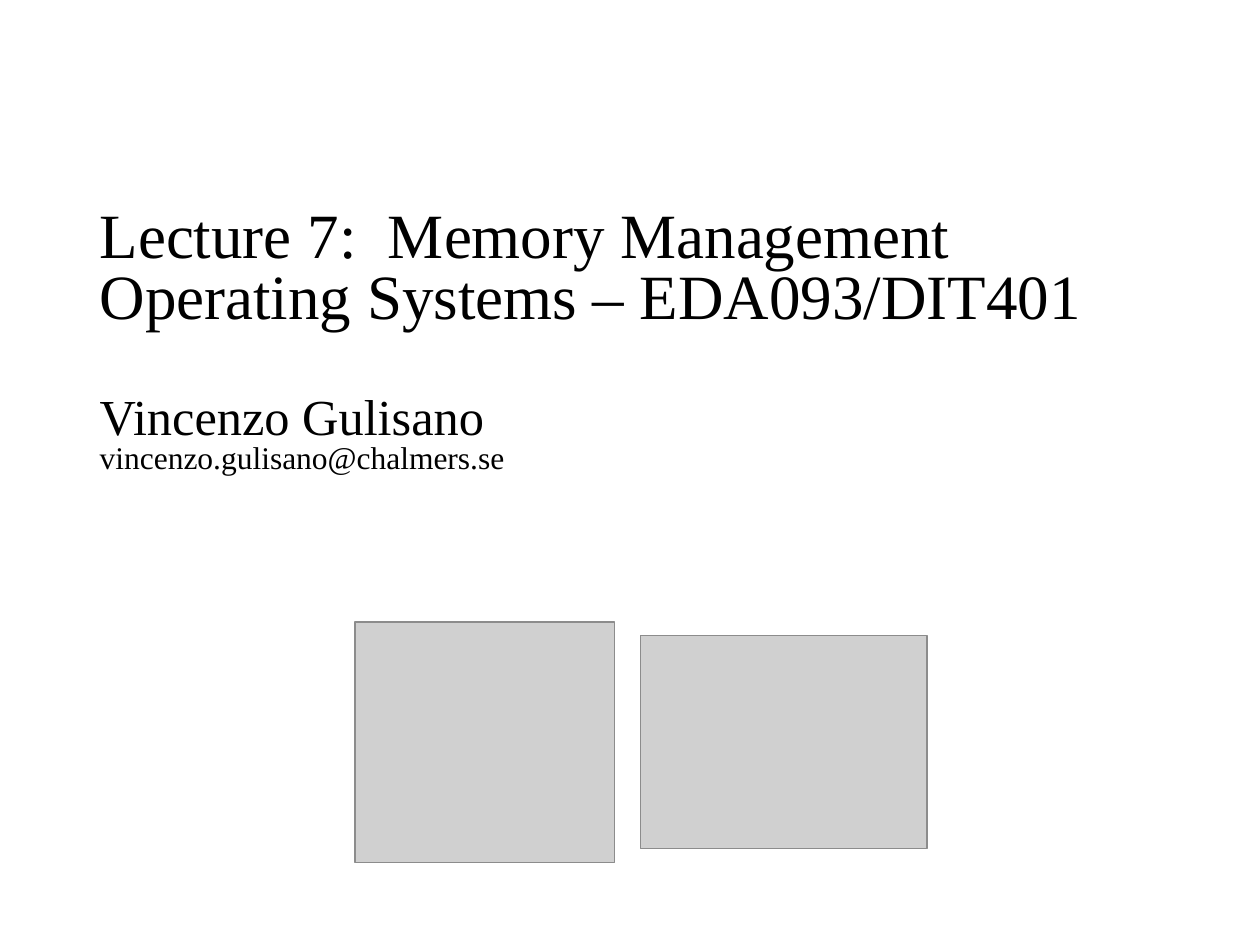
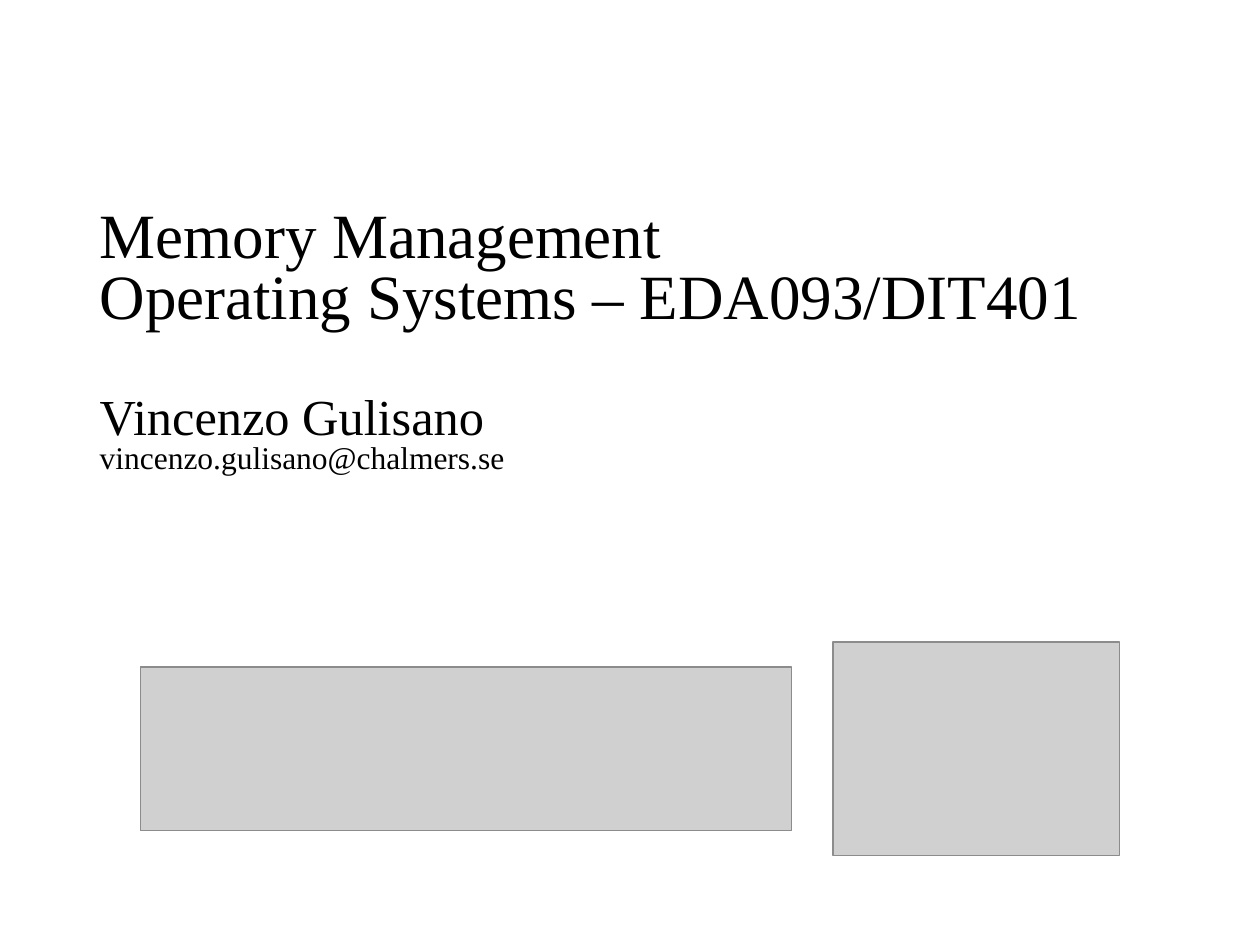
Before and after one commit to vincenzo-gulisano/os_material, a slide deck: slide 1 of slides/memory_management.pptx. Drawn at 1260x945 pixels with LibreOffice and Linux fonts; fonts in the diff are those of the drawing; grey boxes stand for pictures. Boxes give left, top, right and bottom in pixels: in the first picture for what was removed or moved away, otherwise in the second. Text is boxed around its words. In the diff, an @@ line names an element or a change of style, - is before the commit and + after.

Commit message:
changed logo, moved exercises, updated overview for lecture on memory management

```diff
--- a/slides/memory_management.pptx
+++ b/slides/memory_management.pptx
@@ text at (100, 216, 1081, 475): text changed @@
-Lecture 7: Memory Management
-Operating Systems – EDA093/DIT401
-Vincenzo Gulisano
-vincenzo.gulisano@chalmers.se
+Memory Management
+Operating Systems – EDA093/DIT401
+Vincenzo Gulisano
+vincenzo.gulisano@chalmers.se
@@ picture removed at (355, 622, 615, 863) @@
@@ picture: place and size @@
-picture at (640, 635, 926, 848)
+picture at (833, 643, 1119, 856)
@@ picture added at (141, 667, 793, 830) @@
```
Also in this commit, not shown: 49 other slides changed, 4 slides added, 2 other files.
